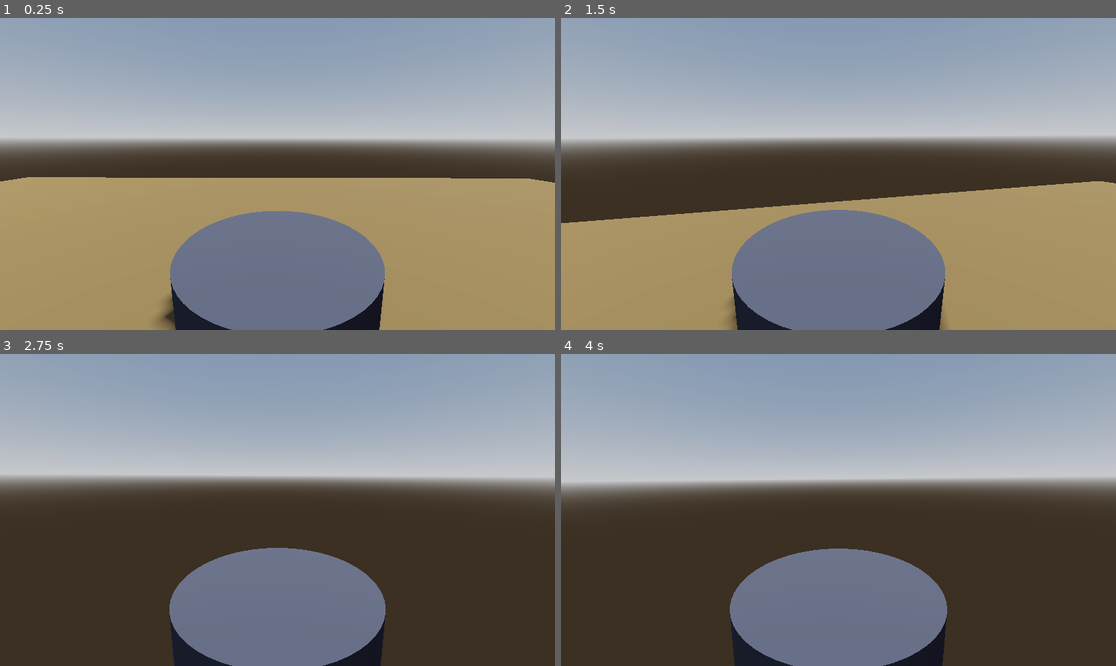
Above: before the commit, frames 1-4 (two rows, left to right).
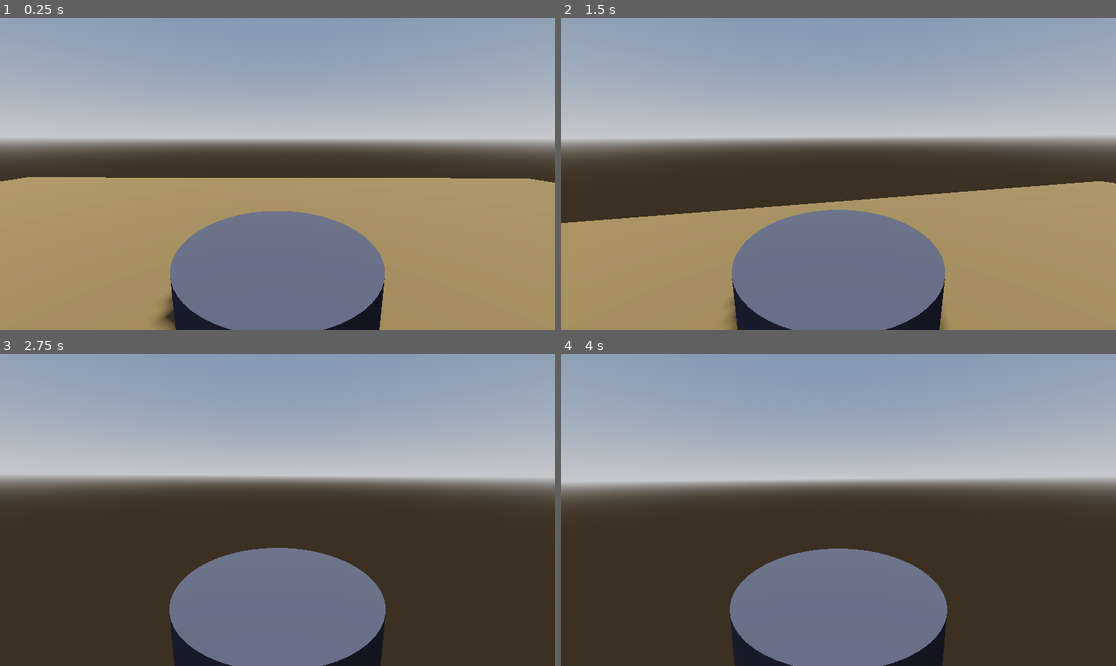
Above: after the commit, the same moments.

Repository: omaherne/turtlebot
Game: Godot game, scene res://maze_game.tscn
The game is run twice, just before and just after one commit, with the same random seed, the same clock (stepped at 60 frames per second) and the same inputs.
Inputs (mouse positions are in pixels of both pictures, inside the frame that each line leads up to):
- Up to frame 1 (0.25 s): no input
- Up to frame 2 (1.5 s): move the mouse to (832, 180) at 0.52 s; hold W (move_forward) from 0.53 s (still down); move the mouse to (877, 177) at 1.27 s
- Up to frame 3 (2.75 s): keep holding W (move_forward); move the mouse to (233, 506) at 2.02 s
- Up to frame 4 (4 s): move the mouse to (844, 510) at 2.77 s; release W (move_forward) at 2.78 s; hold A (move_left) 2.78-3.53 s; move the mouse to (816, 503) at 3.52 s; hold W (move_forward) from 3.53 s (still down)

The runs differ from the first frame. In frame 2, less than 0.1% of the frame differs, in the area x 1-96%, y 52-66%; in frame 3, less than 0.1%; in frame 4, less than 0.1%.

Commit message:
create level 1

Diff:
--- /dev/null
+++ b/turtlebot-simulation/level_1.tscn
@@ -0,0 +1,49 @@
+[gd_scene load_steps=8 format=3 uid="uid://1xsjpa238mvr"]
+
+[ext_resource type="PackedScene" uid="uid://76swpw6vkqmf" path="res://turtle_bot.tscn" id="1_1s60s"]
+
+[sub_resource type="ProceduralSkyMaterial" id="ProceduralSkyMaterial_5hosa"]
+sky_horizon_color = Color(0.64625, 0.65575, 0.67075, 1)
+ground_horizon_color = Color(0.64625, 0.65575, 0.67075, 1)
+
+[sub_resource type="Sky" id="Sky_xrkwd"]
+sky_material = SubResource("ProceduralSkyMaterial_5hosa")
+
+[sub_resource type="Environment" id="Environment_cstau"]
+background_mode = 2
+sky = SubResource("Sky_xrkwd")
+tonemap_mode = 2
+glow_enabled = true
+
+[sub_resource type="StandardMaterial3D" id="StandardMaterial3D_3gkbk"]
+albedo_color = Color(0.336815, 0.263836, 0.163452, 1)
+
+[sub_resource type="PlaneMesh" id="PlaneMesh_t347c"]
+material = SubResource("StandardMaterial3D_3gkbk")
+size = Vector2(10, 10)
+
+[sub_resource type="ConcavePolygonShape3D" id="ConcavePolygonShape3D_381ry"]
+data = PackedVector3Array(7.5, 0, 7.5, -7.5, 0, 7.5, 7.5, 0, -7.5, -7.5, 0, 7.5, -7.5, 0, -7.5, 7.5, 0, -7.5)
+
+[node name="Level 1" type="Node3D"]
+
+[node name="WorldEnvironment" type="WorldEnvironment" parent="."]
+environment = SubResource("Environment_cstau")
+
+[node name="DirectionalLight3D" type="DirectionalLight3D" parent="."]
+transform = Transform3D(-0.866024, -0.433016, 0.250001, 0, 0.499998, 0.866026, -0.500003, 0.749999, -0.43301, 0, 10, 0)
+light_color = Color(1, 1, 0.870588, 1)
+shadow_enabled = true
+
+[node name="TurtleBot" parent="." instance=ExtResource("1_1s60s")]
+transform = Transform3D(1, 0, 0, 0, 1, 0, 0, 0, 1, 0, 0.25, -2)
+linear_damp = 5.0
+
+[node name="Floor" type="MeshInstance3D" parent="."]
+mesh = SubResource("PlaneMesh_t347c")
+skeleton = NodePath("")
+
+[node name="StaticBody3D" type="StaticBody3D" parent="Floor"]
+
+[node name="CollisionShape3D" type="CollisionShape3D" parent="Floor/StaticBody3D"]
+shape = SubResource("ConcavePolygonShape3D_381ry")
--- a/turtlebot-simulation/maze_game.tscn
+++ b/turtlebot-simulation/maze_game.tscn
@@ -1,49 +1,7 @@
-[gd_scene load_steps=8 format=3 uid="uid://cq47nanir25rs"]
+[gd_scene load_steps=2 format=3 uid="uid://hv4d71dkwxvc"]
 
-[ext_resource type="PackedScene" uid="uid://c2x7l0r3hggc2" path="res://turtle_bot.tscn" id="1_uk3sr"]
-
-[sub_resource type="ProceduralSkyMaterial" id="ProceduralSkyMaterial_5hosa"]
-sky_horizon_color = Color(0.64625, 0.65575, 0.67075, 1)
-ground_horizon_color = Color(0.64625, 0.65575, 0.67075, 1)
-
-[sub_resource type="Sky" id="Sky_xrkwd"]
-sky_material = SubResource("ProceduralSkyMaterial_5hosa")
-
-[sub_resource type="Environment" id="Environment_cstau"]
-background_mode = 2
-sky = SubResource("Sky_xrkwd")
-tonemap_mode = 2
-glow_enabled = true
-
-[sub_resource type="StandardMaterial3D" id="StandardMaterial3D_3gkbk"]
-albedo_color = Color(0.336815, 0.263836, 0.163452, 1)
-
-[sub_resource type="PlaneMesh" id="PlaneMesh_t347c"]
-material = SubResource("StandardMaterial3D_3gkbk")
-size = Vector2(10, 10)
-
-[sub_resource type="ConcavePolygonShape3D" id="ConcavePolygonShape3D_381ry"]
-data = PackedVector3Array(7.5, 0, 7.5, -7.5, 0, 7.5, 7.5, 0, -7.5, -7.5, 0, 7.5, -7.5, 0, -7.5, 7.5, 0, -7.5)
+[ext_resource type="PackedScene" uid="uid://1xsjpa238mvr" path="res://level_1.tscn" id="1_461ma"]
 
 [node name="Maze Game" type="Node3D"]
 
-[node name="WorldEnvironment" type="WorldEnvironment" parent="."]
-environment = SubResource("Environment_cstau")
-
-[node name="DirectionalLight3D" type="DirectionalLight3D" parent="."]
-transform = Transform3D(-0.866023, -0.433016, 0.250001, 0, 0.499998, 0.866027, -0.500003, 0.749999, -0.43301, 0, 10, 0)
-light_color = Color(1, 1, 0.870588, 1)
-shadow_enabled = true
-
-[node name="Floor" type="MeshInstance3D" parent="."]
-mesh = SubResource("PlaneMesh_t347c")
-skeleton = NodePath("")
-
-[node name="StaticBody3D" type="StaticBody3D" parent="Floor"]
-
-[node name="CollisionShape3D" type="CollisionShape3D" parent="Floor/StaticBody3D"]
-shape = SubResource("ConcavePolygonShape3D_381ry")
-
-[node name="TurtleBot" parent="." instance=ExtResource("1_uk3sr")]
-transform = Transform3D(1, 0, 0, 0, 1, 0, 0, 0, 1, 0, 0.25, -2)
-linear_damp = 5.0
+[node name="Level 1" parent="." instance=ExtResource("1_461ma")]
--- a/turtlebot-simulation/turtle_bot.gd
+++ b/turtlebot-simulation/turtle_bot.gd
@@ -9,7 +9,6 @@
 
 func _ready() -> void:
 	Input.set_mouse_mode(Input.MOUSE_MODE_CAPTURED)
-
 
 
 
Not shown: 1 places in turtlebot-simulation/turtle_bot.tscn that only renumber resources
